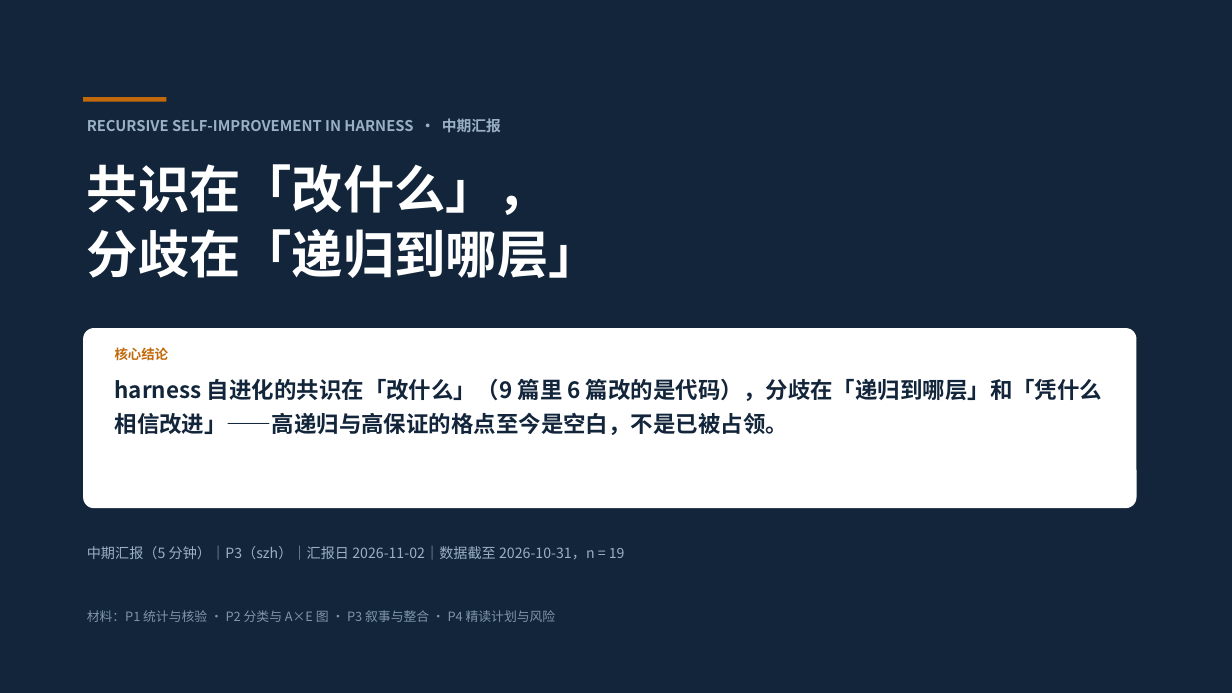
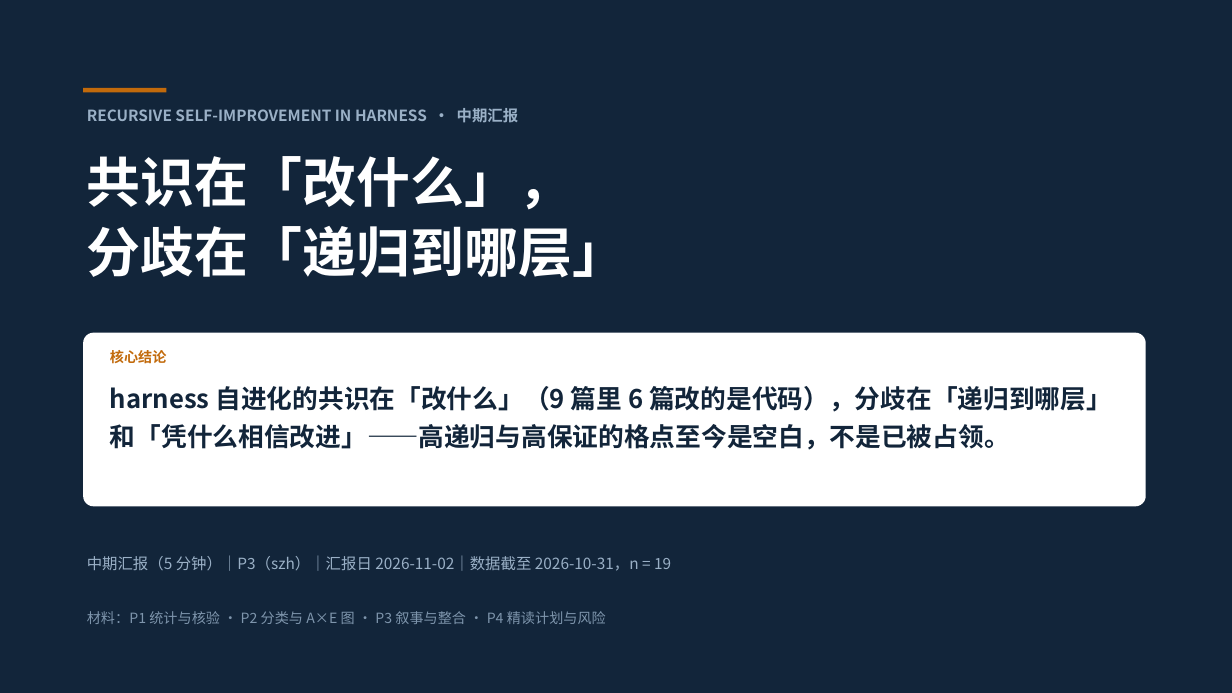
Before and after one commit to Gray-Su427/RSI_Harness_Reading, a slide deck: slide 1 of midterm/p3/deck-rsi-midterm.pptx. Drawn at 1232x693 pixels with LibreOffice and Linux fonts; fonts in the diff are those of the drawing. Boxes give left, top, right and bottom in pixels: in the first picture for what was removed or moved away, otherwise in the second. Text is boxed around its words. In the diff, an @@ line names an element or a change of style, - is before the commit and + after.

```diff
--- a/midterm/p3/deck-rsi-midterm.pptx
+++ b/midterm/p3/deck-rsi-midterm.pptx
@@ rectangle: place and size @@
-rectangle at [83,97,166,102]
+rectangle at [83,88,166,92]
@@ text "RECURSIVE SELF-IMPROVEMENT IN HARNESS · ...": place and size @@
-text "RECURSIVE SELF-IMPROVEMENT IN HARNESS · ..." at [87,118,501,132]
+text "RECURSIVE SELF-IMPROVEMENT IN HARNESS · ..." at [87,108,519,122]
@@ text "RECURSIVE SELF-IMPROVEMENT IN HARNESS · ..." at [87,108,519,122]: size 11.5 to 12 pt @@
@@ text "共识在「改什么」，": place and size @@
-text "共识在「改什么」，" at [87,164,600,278]
+text "共识在「改什么」，" at [87,156,626,277]
@@ text "共识在「改什么」，" at [87,156,626,277]: size 40 to 42 pt; more space between paragraphs @@
@@ rounded rectangle: place and size @@
-rounded rectangle at [83,328,1137,508]
+rounded rectangle at [83,333,1146,506]
@@ text "核心结论" at [110,350,1112,450]: size 10.5 to 11 pt in "核心结论"; size 17.5 to 20 pt; more space between paragraphs; line spacing 1.25 to 1.24 @@
@@ text "中期汇报（5 分钟）｜P3（szh）｜汇报日 2026-11-02｜数据截至 2026-10-31，n = ...": place and size @@
-text "中期汇报（5 分钟）｜P3（szh）｜汇报日 2026-11-02｜数据截至 2026-10-31，n = ..." at [87,546,625,560]
+text "中期汇报（5 分钟）｜P3（szh）｜汇报日 2026-11-02｜数据截至 2026-10-31，n = ..." at [87,555,671,571]
@@ text "中期汇报（5 分钟）｜P3（szh）｜汇报日 2026-11-02｜数据截至 2026-10-31，n = ..." at [87,555,671,571]: size 11 to 12 pt @@
@@ text "材料：P1 统计与核验 · P2 分类与 ..." at [87,611,606,624]: size 10 to 11 pt @@
```
Also in this commit, not shown: 7 other slides changed, 3 other files.
